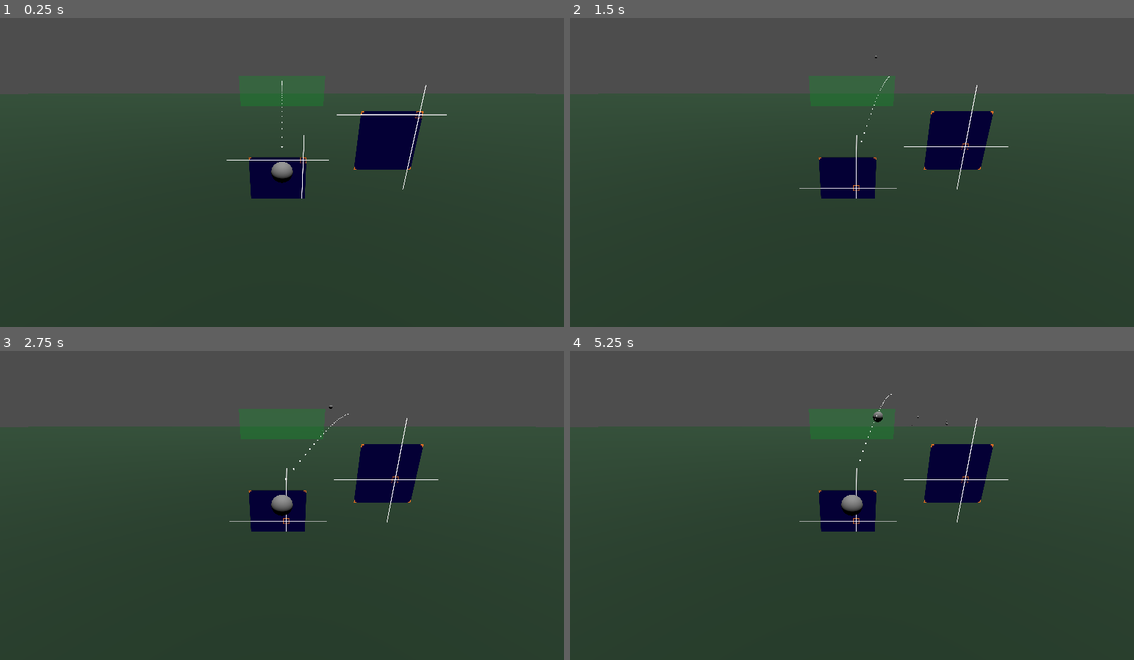
Above: before the commit, frames 1-4 (two rows, left to right).
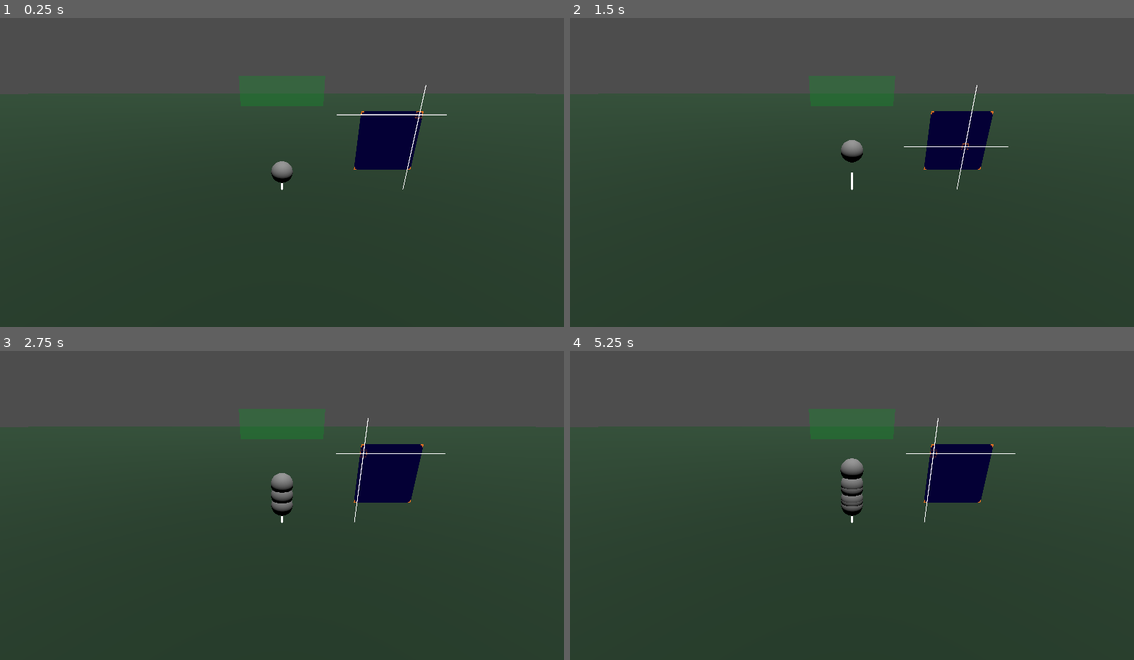
Above: after the commit, the same moments.

Repository: marty1912/freekick1928
Game: Godot game, scene res://Scenes/Pitch.tscn
The game is run twice, just before and just after one commit, with the same random seed, the same clock (stepped at 60 frames per second) and the same inputs. The engine's default icon, where the game draws it, is replaced by a stand-in: a white triangle on a blue panel in a dark square.
Inputs (mouse positions are in pixels of both pictures, inside the frame that each line leads up to):
- Up to frame 1 (0.25 s): no input
- Up to frame 2 (1.5 s): tap Enter at 0.5 s; move the mouse to (976, 153) at 0.52 s; hold Right (ui_right) 0.53-1.25 s; tap Space at 0.6, 0.77, 1.07 s; click (976, 153) at 0.67 s; drag from (739, 184) to (823, 231) at 1.27 s
- Up to frame 3 (2.75 s): move the mouse to (338, 431) at 2.02 s; hold Right (ui_right) from 2.03 s (still down); tap Space at 2.1 s; click (338, 431) at 2.17 s
- Up to frame 4 (5.25 s): release Right (ui_right) at 2.75 s; tap Space at 2.75, 3.6, 3.77, 4.07, 5.1 s; drag from (823, 564) to (682, 452) at 2.77 s; tap Enter at 3.5 s; move the mouse to (1021, 548) at 3.52 s; hold Left (ui_left) 3.53-4.25 s; click (1021, 548) at 3.67 s; drag from (682, 452) to (767, 422) at 4.27 s; move the mouse to (880, 502) at 5.02 s; hold Down (ui_down) from 5.03 s (still down); click (880, 502) at 5.17 s

The runs differ from the first frame. In frame 1, 1.2% of the frame differs, in the area x 40-59%, y 20-59%; in frame 2, 1.5%; in frame 3, 1.6%; in frame 4, 1.8%, in the area x 40-79%, y 13-59%.

Commit message:
updated stuff.

Diff:
--- a/Scenes/Pitch.tscn
+++ b/Scenes/Pitch.tscn
@@ -38,8 +38,14 @@
 [sub_resource type="ViewportTexture" id="ViewportTexture_qbcku"]
 viewport_path = NodePath("Node3D/BallLauncher/Effet_Control/Sprite3D/direction_select")
 
+[sub_resource type="BoxShape3D" id="BoxShape3D_ch1wp"]
+size = Vector3(1, 0.1, 1)
+
+[sub_resource type="ViewportTexture" id="ViewportTexture_2ow2m"]
+viewport_path = NodePath("Node3D/BallLauncher/power_control/Sprite3D/power_select")
+
 [sub_resource type="BoxShape3D" id="BoxShape3D_kk138"]
-size = Vector3(1, 0.1, 0.25)
+size = Vector3(0.792236, 0.1, 0.25)
 
 [sub_resource type="Curve3D" id="Curve3D_me3c6"]
 _data = {
@@ -158,17 +164,18 @@
 
 [node name="CollisionShape3D" type="CollisionShape3D" parent="Node3D/BallLauncher/Effet_Control"]
 transform = Transform3D(1, 0, 0, 0, -4.37114e-08, 1, 0, -1, -4.37114e-08, 0, 0, 0)
-shape = SubResource("BoxShape3D_kk138")
+shape = SubResource("BoxShape3D_ch1wp")
 
 [node name="power_control" type="StaticBody3D" parent="Node3D/BallLauncher"]
 transform = Transform3D(1, 0, 0, 0, 1, 0, 0, 0, 1, 0.0434968, -0.130799, 0)
 collision_layer = 2
 collision_mask = 2
 script = ExtResource("3_1h72p")
+sizeXY = Vector2(0.8, 1)
 
 [node name="Sprite3D" type="Sprite3D" parent="Node3D/BallLauncher/power_control"]
 transform = Transform3D(0.2, 0, 0, 0, 0.2, 0, 0, 0, 0.2, 0, 0, 0)
-texture = SubResource("ViewportTexture_qbcku")
+texture = SubResource("ViewportTexture_2ow2m")
 
 [node name="power_select" type="SubViewport" parent="Node3D/BallLauncher/power_control/Sprite3D"]
 disable_3d = true
@@ -178,7 +185,7 @@
 [node name="PowerSelect" parent="Node3D/BallLauncher/power_control/Sprite3D/power_select" instance=ExtResource("6_l83xo")]
 
 [node name="CollisionShape3D" type="CollisionShape3D" parent="Node3D/BallLauncher/power_control"]
-transform = Transform3D(1, 0, 0, 0, -4.37114e-08, 1, 0, -1, -4.37114e-08, 0, 0, 0)
+transform = Transform3D(1, 0, 0, 0, -4.37114e-08, 1, 0, -1, -4.37114e-08, 0.00500488, 0, 0)
 shape = SubResource("BoxShape3D_kk138")
 
 [node name="Path3D" type="Path3D" parent="Node3D/BallLauncher"]
@@ -195,3 +202,5 @@
 [connection signal="on_have_position" from="Node3D/BallLauncher/WASD_Direction/SubViewport/Node2D" to="Node3D/BallLauncher" method="set_direction"]
 [connection signal="on_have_mouse_pos_rel" from="Node3D/BallLauncher/Effet_Control" to="Node3D/BallLauncher" method="set_position_hit"]
 [connection signal="on_have_mouse_pos_rel" from="Node3D/BallLauncher/Effet_Control" to="Node3D/BallLauncher/Effet_Control/Sprite3D/direction_select/Node2D" method="on_set_position"]
+[connection signal="on_have_mouse_pos_rel" from="Node3D/BallLauncher/power_control" to="Node3D/BallLauncher/power_control/Sprite3D/power_select/PowerSelect" method="on_input_mouse"]
+[connection signal="on_have_new_power_val" from="Node3D/BallLauncher/power_control/Sprite3D/power_select/PowerSelect" to="Node3D/BallLauncher" method="set_relative_power"]
--- /dev/null
+++ b/Scenes/power_select.gd
@@ -0,0 +1,35 @@
+extends Node2D
+
+
+var my_power:float
+
+var input_disabled:bool = false
+
+signal on_have_new_power_val(float)
+
+func disable_inputs():
+	input_disabled = true
+
+func enable_inputs():
+	input_disabled = false
+
+func reset_aim():
+	set_my_power_val(0.5)
+# Called when the node enters the scene tree for the first time.
+func _ready() -> void:
+	reset_aim()
+	pass # Replace with function body.
+
+func set_my_power_val(val:float):
+	my_power = val
+	my_power = clampf(my_power,0,1)
+
+	on_have_new_power_val.emit(my_power)
+
+
+func on_input_mouse(val:Vector2):
+	set_my_power_val(-val.x+0.5)
+
+# Called every frame. 'delta' is the elapsed time since the previous frame.
+func _process(delta: float) -> void:
+	pass
--- a/Scenes/power_select.tscn
+++ b/Scenes/power_select.tscn
@@ -1,3 +1,50 @@
-[gd_scene format=3 uid="uid://baget2kdhyi5h"]
+[gd_scene load_steps=7 format=3 uid="uid://baget2kdhyi5h"]
+
+[ext_resource type="Shader" path="res://godot_reuse/FilledSprite/FillTopBottom.gdshader" id="1_dndbb"]
+[ext_resource type="Script" path="res://Scenes/power_select.gd" id="1_xsrcf"]
+[ext_resource type="Script" path="res://godot_reuse/FilledSprite/FilledCI.gd" id="2_3vjdk"]
+
+[sub_resource type="ShaderMaterial" id="ShaderMaterial_yykmc"]
+shader = ExtResource("1_dndbb")
+shader_parameter/fill = 1.0
+shader_parameter/left_right = true
+shader_parameter/reverse = false
+
+[sub_resource type="Gradient" id="Gradient_5nd4h"]
+offsets = PackedFloat32Array(0, 0.487013, 1)
+colors = PackedColorArray(0, 1, 0, 1, 0.94902, 1, 0, 1, 1, 0, 0, 1)
+
+[sub_resource type="GradientTexture1D" id="GradientTexture1D_1opn7"]
+gradient = SubResource("Gradient_5nd4h")
 
 [node name="PowerSelect" type="Node2D"]
+script = ExtResource("1_xsrcf")
+
+[node name="Control" type="Control" parent="."]
+custom_minimum_size = Vector2(512, 128)
+layout_mode = 3
+anchors_preset = 0
+offset_right = 40.0
+offset_bottom = 40.0
+
+[node name="ColorRect" type="ColorRect" parent="Control"]
+layout_mode = 1
+anchors_preset = 15
+anchor_right = 1.0
+anchor_bottom = 1.0
+grow_horizontal = 2
+grow_vertical = 2
+
+[node name="TextureRect" type="TextureRect" parent="Control"]
+material = SubResource("ShaderMaterial_yykmc")
+custom_minimum_size = Vector2(384, 64)
+layout_mode = 0
+offset_left = 64.0
+offset_top = 32.0
+offset_right = 448.0
+offset_bottom = 96.0
+texture = SubResource("GradientTexture1D_1opn7")
+flip_h = true
+script = ExtResource("2_3vjdk")
+
+[connection signal="on_have_new_power_val" from="." to="Control/TextureRect" method="set_fill"]
--- a/Scripts/BallLauncher.gd
+++ b/Scripts/BallLauncher.gd
@@ -7,8 +7,14 @@
 @export var my_rot: Vector3 = Vector3(0,0,0)
 var my_direction:Vector3 = Vector3(0,0,0)
 @onready var path_3d: Path3D = $Path3D
+var my_power:float = 0
+var power_mult:float = 20
+var rotation_mult: float = 20
 
-var rotation_mult: float = 20
+func set_relative_power(val:float):
+
+	my_power = power_mult*val
+
 
 func set_direction(position_hit:Vector2):
 	# position hit shows us where we hit the ball when we kick it
@@ -22,7 +28,7 @@
 	# position hit shows us where we hit the ball when we kick it
 	var starting_point = Vector3(position_hit.x,position_hit.y,-1).normalized()
 	var ending_point = Vector3(0,0,0)
-	my_rot =(Vector3(position_hit.y,position_hit.x,0.0))*rotation_mult
+	my_rot =(Vector3(-position_hit.y,position_hit.x,0.0))*rotation_mult
 
 
 # Called when the node enters the scene tree for the first time.
@@ -60,7 +66,7 @@
 func launch_ball_with_current_settings(ball:Ball):
 	# top speed with 20 here is 180 km/h. could be max force
 	# min should be like 45km/h (use 5 here)
-	my_force = 10*my_direction
+	my_force = my_power*my_direction
 	launch_ball(ball,my_force,my_rot)
 
 func _physics_process(delta: float) -> void:
Not shown: 1 places in Scenes/Pitch.tscn that only renumber resources
